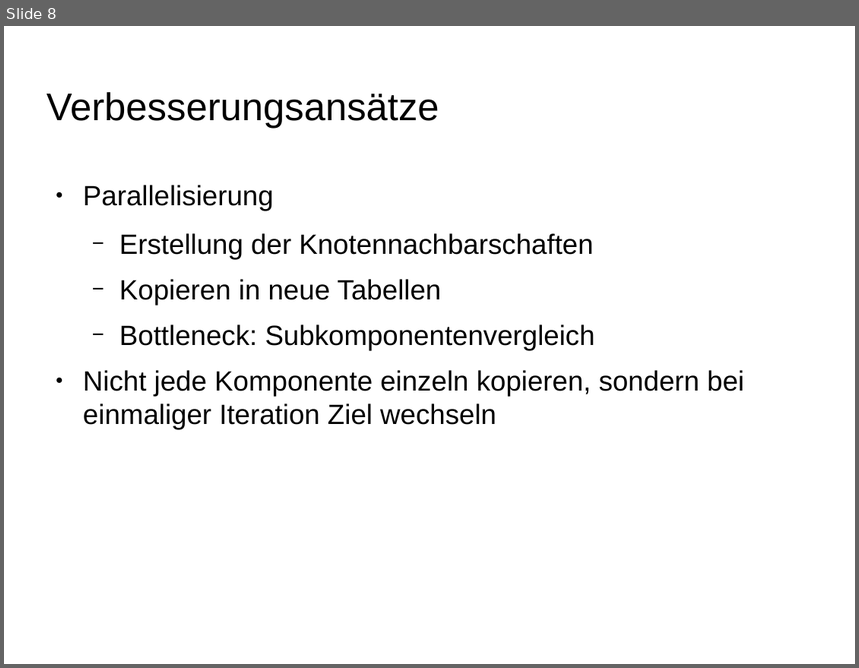
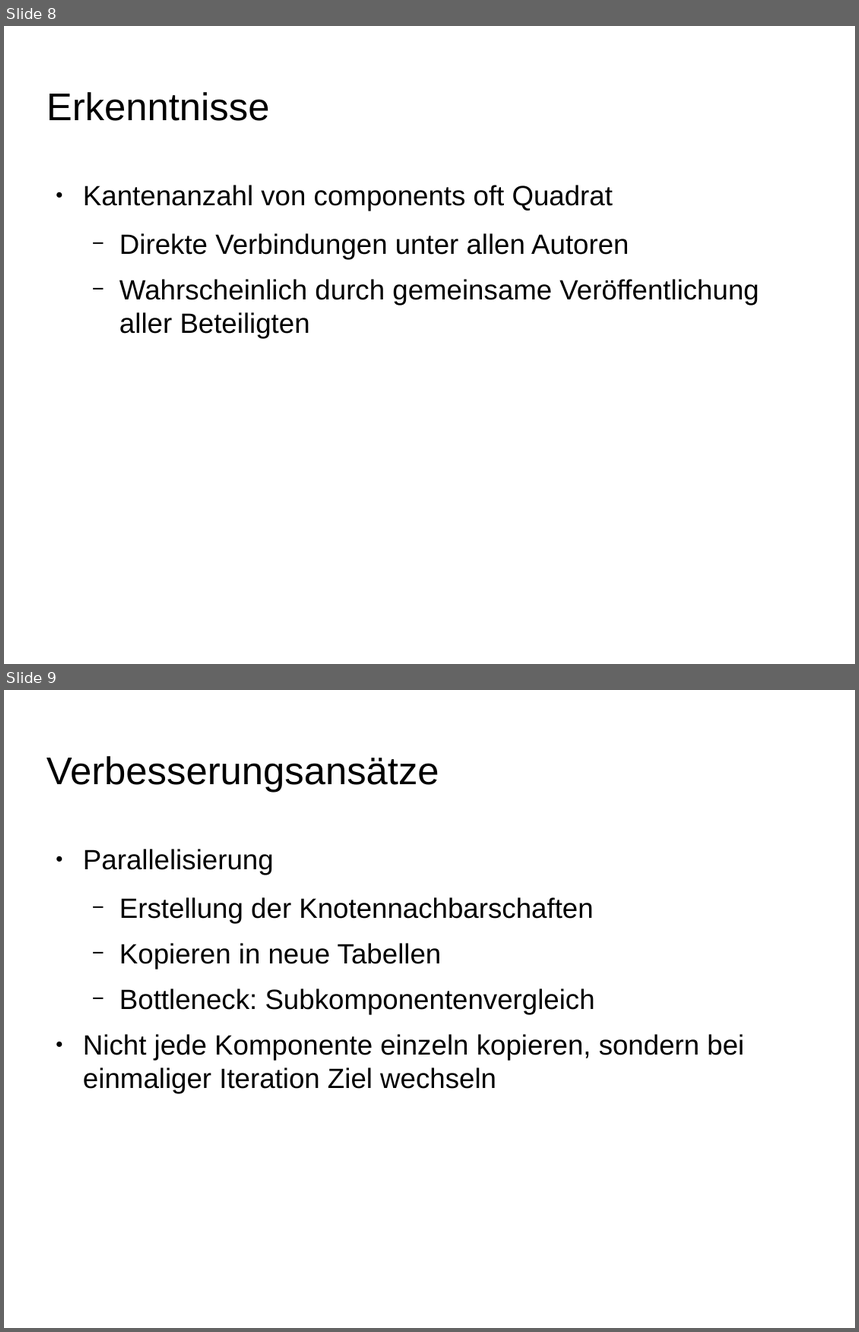
Before and after one commit to ScaDS/dblp-graphulo, a slide deck: doc/testat2.odp. Shown one above the other, each under a label of ours: slide 8 before the commit, slides 8 and 9 after it. The pictures are 859x668 and 859x1332 pixels, drawn with LibreOffice and Linux fonts; fonts in the diff are those of the drawing; background and template pictures are left out. Boxes give left, top, right and bottom in pixels: in the first picture for what was removed or moved away, otherwise in the second. Text is boxed around its words. In the diff, an @@ line names an element or a change of style, - is before the commit and + after.

Commit message:
for presentation

```diff
--- a/doc/testat2.odp
+++ b/doc/testat2.odp
@@ slide 8 added at [4,26,855,664], background picture (left out) @@
@@ title added at [47,92,270,121], 36 pt, text #000000 @@
+Erkenntnisse
@@ text added at [83,185,759,339], 26 pt, text #000000 @@
+● Kantenanzahl von components oft Quadrat
+  − Direkte Verbindungen unter allen Autoren
+  − Wahrscheinlich durch gemeinsame Veröffentlichung aller Beteiligten
@@ what was slide 8 is now slide 9 @@
```
Also in this commit, not shown: 1 other slide added, 1 slide removed, 9 other files.
